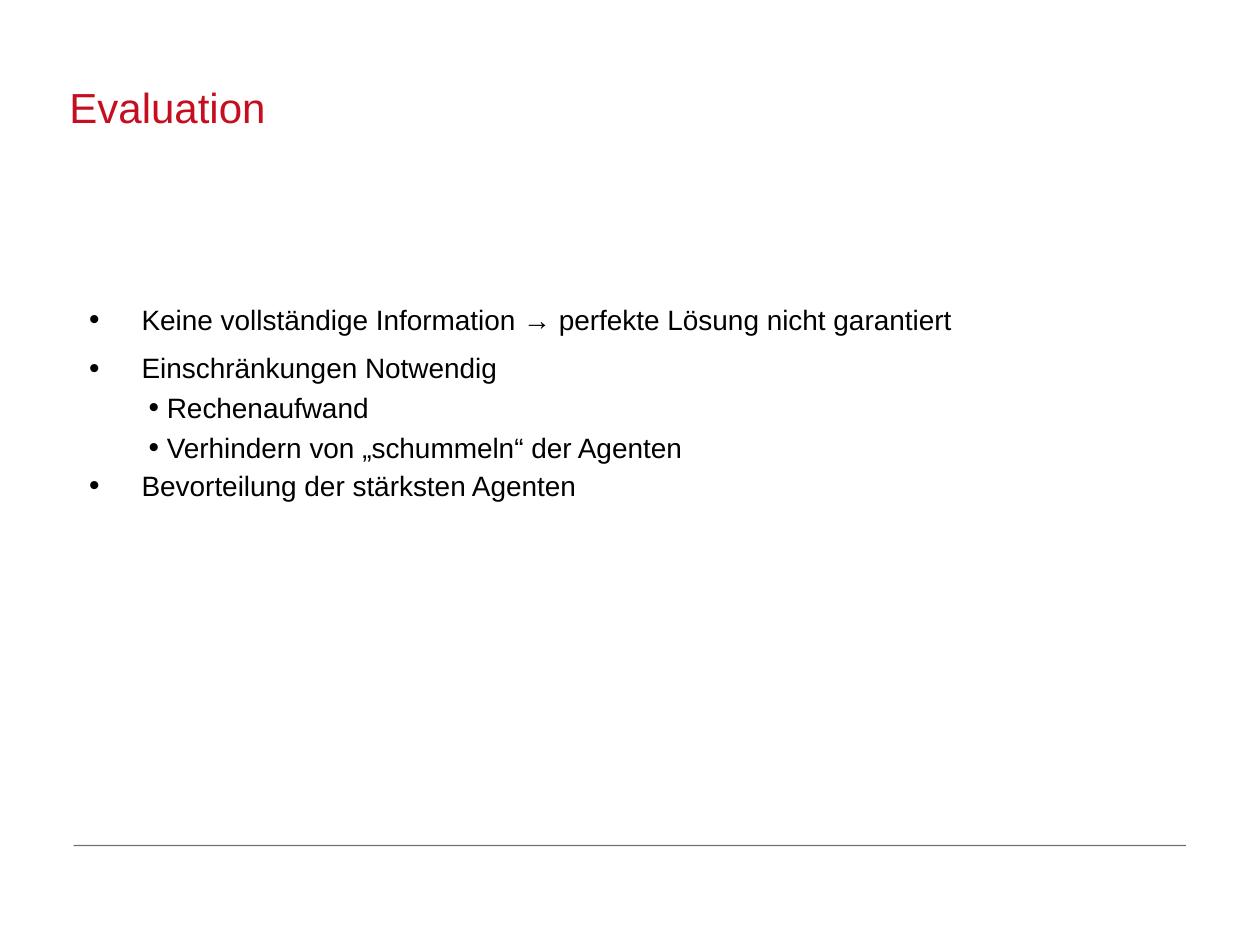
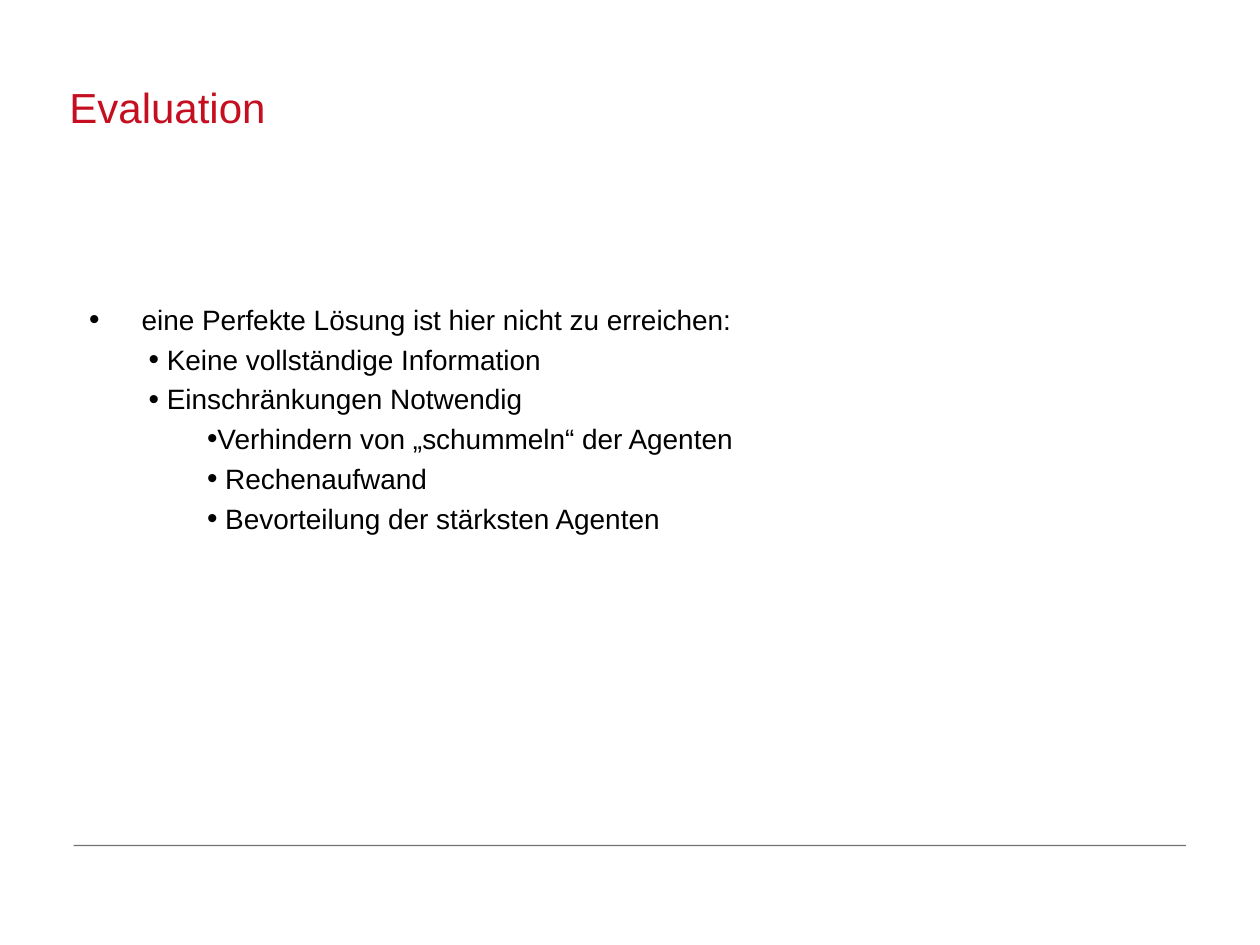
Before and after one commit to MFizz/AiF, a slide deck: slide 11 of Abschluss/Abschluss.odp (slide 9 before the commit). Drawn at 1260x945 pixels with LibreOffice and Linux fonts; fonts in the diff are those of the drawing; background and template pictures are left out. Boxes give left, top, right and bottom in pixels: in the first picture for what was removed or moved away, otherwise in the second. Text is boxed around its words. In the diff, an @@ line names an element or a change of style, - is before the commit and + after.

```diff
--- a/Abschluss/Abschluss.odp
+++ b/Abschluss/Abschluss.odp
@@ text at (142, 309, 731, 375): text changed @@
-• Keine vollständige Information → perfekte Lösung nicht garantiert
+• eine Perfekte Lösung ist hier nicht zu erreichen:
+  • Keine vollständige Information
@@ text at (167, 388, 660, 534): alignment justified to left; list level 1 to 2 in "Einschränkungen Notwendig"; line spacing 22pt to 1; list level 2 to 3 in "Rechenaufwand"; list level 1 to 3 in "Bevorteilung der stärksten Agenten" @@
@@ text at (167, 437, 682, 463): paragraph removed @@
-  • Verhindern von „schummeln“ der Agenten
@@ text at (217, 428, 733, 454): paragraph added @@
+    • Verhindern von „schummeln“ der Agenten
```
Also in this commit, not shown: 2 other slides changed, 4 slides added, 3 slides removed, 1 other file.
